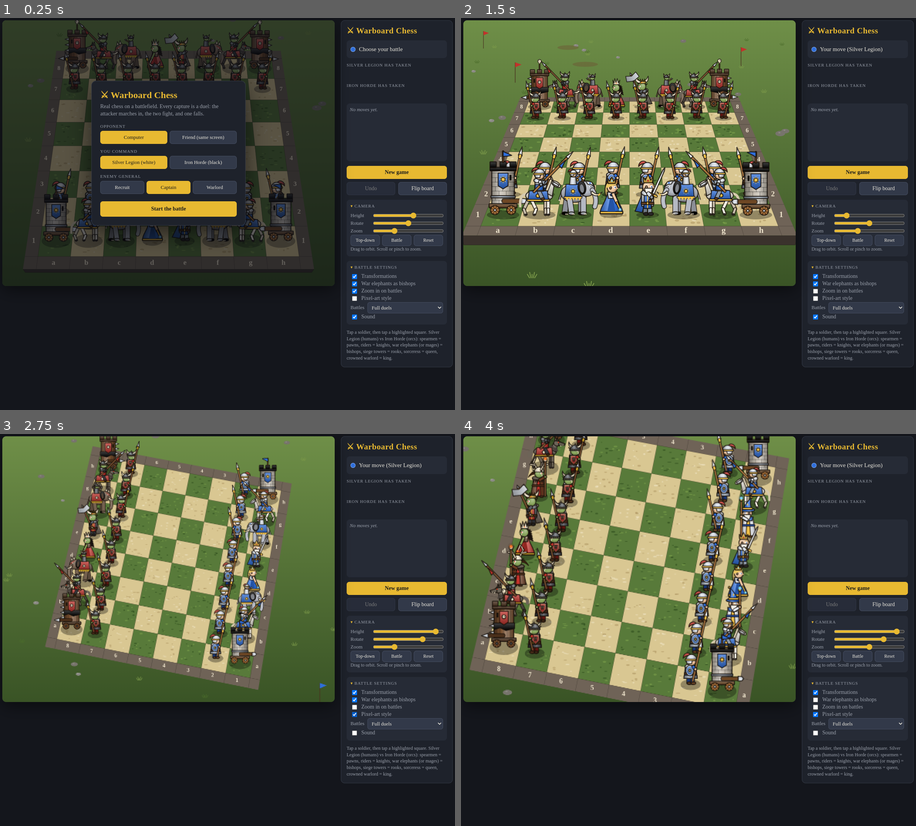
Above: before the commit, frames 1-4 (two rows, left to right).
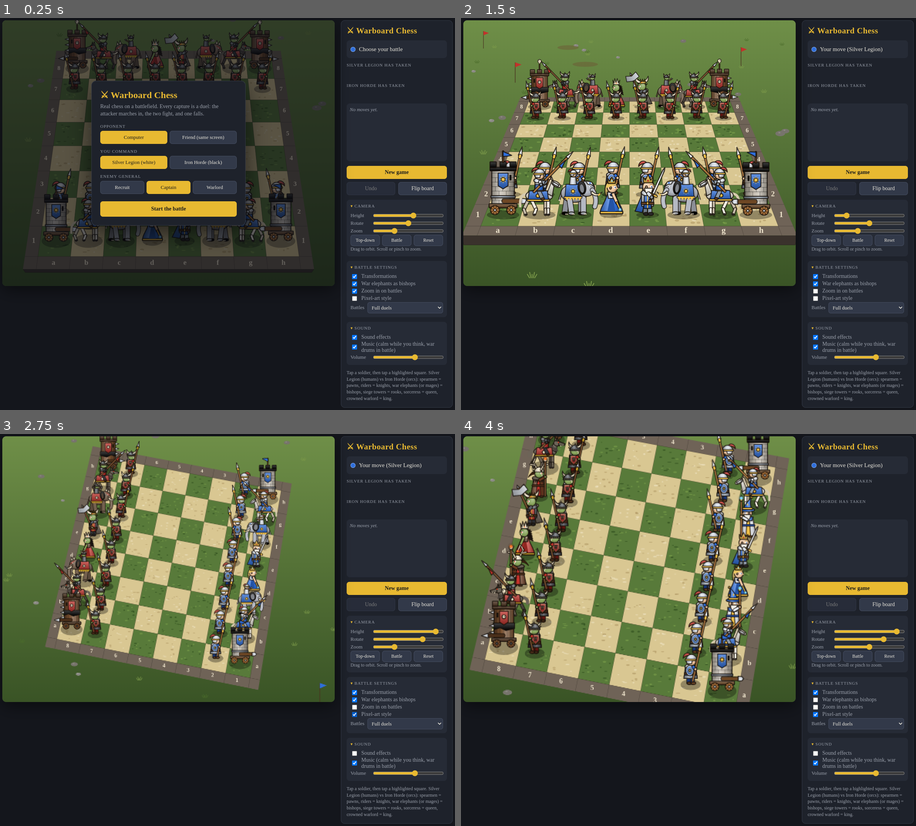
Above: after the commit, the same moments.

Repository: jpashami/warboard-chess
Game: browser game, page index.html
The game is run twice, just before and just after one commit, with the same random seed, the same clock (stepped at 60 frames per second) and the same inputs.
Inputs (mouse positions are in pixels of both pictures, inside the frame that each line leads up to; where the layout moved, square brackets give the same spot in the first picture):
- Up to frame 1 (0.25 s): no input
- Up to frame 2 (1.5 s): click "Start the battle" at 0.27 s; click "Battle" at 0.52 s; click (629, 178) at 1.07 s; click (815, 292) at 1.27 s
- Up to frame 3 (2.75 s): click (100, 543) at 1.67 s; click "Top-down" at 1.87 s; click (354, 751) [354, 731] at 2.02 s; press the mouse at (236, 528) at 2.27 s; release the mouse at (168, 516) at 2.4 s; click (354, 716) at 2.47 s
- Up to frame 4 (4 s): click (679, 622) at 2.87 s; click (870, 645) at 3.07 s; click (547, 633) at 3.47 s; click (815, 700) at 3.67 s

The runs differ from the first frame. In frame 1, 1.0% of the frame differs, in the area x 74-100%, y 75-100%; in frame 2, 1.0%; in frame 3, 1.0%; in frame 4, 1.0%.

Commit message:
Add battle and camp music, richer sound effects, and audio controls
Co-Authored-By: Claude Opus 5.5 <noreply@anthropic.com>

Diff:
--- a/index.html
+++ b/index.html
@@ -125,7 +125,12 @@
     <label class="tog"><input type="checkbox" id="tClose" checked> Zoom in on battles</label>
     <label class="tog"><input type="checkbox" id="tPixel"> Pixel-art style</label>
     <label class="sl" style="grid-template-columns:auto 1fr;gap:8px"><span>Battles</span><select id="sFight"><option value="full">Full duels</option><option value="epic">Epic duels</option><option value="quick">Quick</option><option value="off">Off</option></select></label>
-    <label class="tog"><input type="checkbox" id="tSound" checked> Sound</label>
+    </details>
+    <details class="cam coll" open>
+      <summary class="caplabel">Sound</summary>
+      <label class="tog"><input type="checkbox" id="tSound" checked> Sound effects</label>
+      <label class="tog"><input type="checkbox" id="tMusic" checked> Music (calm while you think, war drums in battle)</label>
+      <label class="sl"><span>Volume</span><input type="range" id="cMVol" min="0" max="100" value="60"></label>
     </details>
     <div class="hint">Tap a soldier, then tap a highlighted square. Silver Legion (humans) vs Iron Horde (orcs): spearmen = pawns, riders = knights, war elephants (or mages) = bishops, siege towers = rooks, sorceress = queen, crowned warlord = king.</div>
   </aside>
@@ -498,9 +503,21 @@
     if (this.ac) { if (this.ac.state === 'suspended') this.ac.resume(); return; }
     try {
       this.ac = new (window.AudioContext || window.webkitAudioContext)();
-      this.master = this.ac.createGain(); this.master.gain.value = 0.6; this.master.connect(this.ac.destination);
-      const len = this.ac.sampleRate; this.nb = this.ac.createBuffer(1, len, this.ac.sampleRate);
+      const ac = this.ac;
+      // master -> gentle compressor so music + effects never clip
+      const comp = ac.createDynamicsCompressor(); comp.threshold.value = -14; comp.ratio.value = 4; comp.attack.value = 0.004; comp.release.value = 0.2;
+      comp.connect(ac.destination);
+      this.master = ac.createGain(); this.master.gain.value = 0.75; this.master.connect(comp);
+      const len = ac.sampleRate; this.nb = ac.createBuffer(1, len, ac.sampleRate);
       const d = this.nb.getChannelData(0); for (let i = 0; i < len; i++) d[i] = Math.random() * 2 - 1;
+      // hall reverb from a generated impulse response
+      const rl = Math.floor(ac.sampleRate * 2.4), ir = ac.createBuffer(2, rl, ac.sampleRate);
+      for (let ch = 0; ch < 2; ch++) { const b = ir.getChannelData(ch); for (let i = 0; i < rl; i++) b[i] = (Math.random() * 2 - 1) * Math.pow(1 - i / rl, 3.2); }
+      this.verb = ac.createConvolver(); this.verb.buffer = ir;
+      const vg = ac.createGain(); vg.gain.value = 0.5; this.verb.connect(vg); vg.connect(this.master);
+      this.sfx = ac.createGain(); this.sfx.gain.value = 1; this.sfx.connect(this.master);
+      const send = ac.createGain(); send.gain.value = 0.22; this.sfx.connect(send); send.connect(this.verb);
+      MUS.setup();
     } catch (e) { this.ac = null; }
   },
   tone(f, d, type = 'sine', v = .2, f2 = null, delay = 0) {
@@ -508,22 +525,34 @@
     const t = this.ac.currentTime + delay, o = this.ac.createOscillator(), g = this.ac.createGain();
     o.type = type; o.frequency.setValueAtTime(f, t); if (f2) o.frequency.exponentialRampToValueAtTime(f2, t + d);
     g.gain.setValueAtTime(0.0001, t); g.gain.exponentialRampToValueAtTime(v, t + 0.01); g.gain.exponentialRampToValueAtTime(0.0001, t + d);
-    o.connect(g); g.connect(this.master); o.start(t); o.stop(t + d + 0.05);
+    o.connect(g); g.connect(this.sfx); o.start(t); o.stop(t + d + 0.05);
   },
   noise(d, v = .2, freq = 1000, ftype = 'bandpass', delay = 0) {
     if (!this.on || !this.ac || state.skip && !this.force) return;
     const t = this.ac.currentTime + delay, src = this.ac.createBufferSource(), fl = this.ac.createBiquadFilter(), g = this.ac.createGain();
     src.buffer = this.nb; fl.type = ftype; fl.frequency.value = freq;
     g.gain.setValueAtTime(0.0001, t); g.gain.exponentialRampToValueAtTime(v, t + 0.01); g.gain.exponentialRampToValueAtTime(0.0001, t + d);
-    src.connect(fl); fl.connect(g); g.connect(this.master); src.start(t, Math.random() * 0.5); src.stop(t + d + 0.05);
+    src.connect(fl); fl.connect(g); g.connect(this.sfx); src.start(t, Math.random() * 0.5); src.stop(t + d + 0.05);
+  },
+  // ringing metal: inharmonic partials, like a struck blade
+  ring(base, d = .7, v = .06, delay = 0) {
+    [1, 2.76, 5.4, 8.93].forEach((r, i) => this.tone(base * r, d / (1 + i * .5), 'sine', v / (1 + i * .7), base * r * .995, delay));
   },
   always(fn) { this.force = true; fn(); this.force = false; },
   step() { this.noise(.06, .1, 650, 'lowpass'); },
   rumble() { this.noise(.14, .14, 200, 'lowpass'); },
   land() { this.noise(.12, .22, 400, 'lowpass'); this.tone(90, .15, 'sine', .22, 50); },
   whoosh() { this.noise(.25, .12, 1400, 'bandpass'); },
-  clash() { this.tone(1500, .3, 'square', .045, 900); this.tone(2300, .25, 'square', .03, 1600); this.noise(.18, .25, 4000, 'highpass'); },
-  thud() { this.tone(110, .35, 'sine', .45, 40); this.noise(.25, .3, 300, 'lowpass'); },
+  clash() { this.ring(560 + Math.random() * 380, .8, .09); this.tone(1500, .2, 'square', .025, 900); this.noise(.12, .3, 4200, 'highpass'); },
+  thud() { this.tone(110, .35, 'sine', .45, 40); this.noise(.25, .3, 300, 'lowpass'); this.noise(.06, .25, 1400, 'bandpass'); if (Math.random() < .5) this.grunt(); },
+  grunt() { this.tone(150 + Math.random() * 60, .22, 'sawtooth', .05, 85); this.noise(.16, .07, 700, 'bandpass'); },
+  shing() { this.noise(.35, .12, 6000, 'highpass'); this.tone(2600, .4, 'sine', .035, 5200); this.ring(1300, .5, .03, .05); },
+  horn() { this.always(() => { [[146.8, 0], [220, .02], [293.7, .5]].forEach(([f, dl]) => { this.tone(f * .97, 1.1, 'sawtooth', .06, f, dl); this.tone(f, 1.0, 'triangle', .07, f * 1.01, dl); }); }); },
+  cheer() {
+    if (!this.on || !this.ac || state.skip) return;
+    for (let i = 0; i < 26; i++) this.noise(.25 + Math.random() * .5, .035 + Math.random() * .03, 500 + Math.random() * 1600, 'bandpass', Math.random() * 1.1);
+    for (let i = 0; i < 5; i++) this.tone(220 + Math.random() * 200, .3, 'sawtooth', .012, 300 + Math.random() * 250, Math.random() * .7);
+  },
   magic() { this.tone(500, .45, 'sine', .15, 1400); this.tone(750, .45, 'triangle', .08, 2100); },
   zap() { this.noise(.35, .25, 3000, 'highpass'); this.tone(70, .35, 'sawtooth', .12, 50); },
   die() { this.tone(320, .6, 'triangle', .14, 90); },
@@ -545,6 +574,138 @@
   splash() { this.noise(.8, .2, 3500, 'highpass'); },
   screech() { this.tone(1200, .6, 'sawtooth', .05, 2400); this.tone(1800, .5, 'sine', .06, 900, .1); }
 };
+
+// ======================= MUSIC =======================
+// Two original themes composed in code and played by a look-ahead sequencer:
+// "camp" (calm lute + flute while you think) and "war" (taiko drums, strings, brass during duels).
+const mtof = m => 440 * Math.pow(2, (m - 69) / 12);
+function mvOsc(dest, type, m, t, d, v, o = {}) {
+  const ac = SND.ac, os = ac.createOscillator(), g = ac.createGain();
+  os.type = type; os.frequency.value = mtof(m); if (o.det) os.detune.value = o.det;
+  const a = o.att || 0.008, r = o.rel || 0.1;
+  if (o.vib) { const l = ac.createOscillator(), lg = ac.createGain(); l.frequency.value = 5.3; lg.gain.value = o.vib; l.connect(lg); lg.connect(os.detune); l.start(t); l.stop(t + d + r + 0.05); }
+  let out = os;
+  if (o.lp) {
+    const f = ac.createBiquadFilter(); f.type = 'lowpass'; f.Q.value = o.q || 0.7;
+    if (o.lpEnv) { f.frequency.setValueAtTime(o.lp * 0.35, t); f.frequency.exponentialRampToValueAtTime(o.lp * 1.7, t + 0.07); f.frequency.exponentialRampToValueAtTime(o.lp, t + 0.3); }
+    else f.frequency.value = o.lp;
+    os.connect(f); out = f;
+  }
+  g.gain.setValueAtTime(0.0001, t); g.gain.exponentialRampToValueAtTime(v, t + a);
+  if (o.pluck) { g.gain.exponentialRampToValueAtTime(0.0001, t + d); }
+  else { g.gain.setValueAtTime(v, t + Math.max(a, d - r)); g.gain.exponentialRampToValueAtTime(0.0001, t + d + r); }
+  out.connect(g); g.connect(dest); os.start(t); os.stop(t + d + r + 0.05);
+}
+function mvDrum(dest, t, f1, f2, d, v) {
+  const ac = SND.ac, os = ac.createOscillator(), g = ac.createGain();
+  os.frequency.setValueAtTime(f1, t); os.frequency.exponentialRampToValueAtTime(f2, t + d * 0.8);
+  g.gain.setValueAtTime(0.0001, t); g.gain.exponentialRampToValueAtTime(v, t + 0.004); g.gain.exponentialRampToValueAtTime(0.0001, t + d);
+  os.connect(g); g.connect(dest); os.start(t); os.stop(t + d + 0.05);
+}
+function mvNoise(dest, t, d, v, freq, type = 'bandpass') {
+  const ac = SND.ac, src = ac.createBufferSource(), f = ac.createBiquadFilter(), g = ac.createGain();
+  src.buffer = SND.nb; f.type = type; f.frequency.value = freq;
+  g.gain.setValueAtTime(0.0001, t); g.gain.exponentialRampToValueAtTime(v, t + 0.003); g.gain.exponentialRampToValueAtTime(0.0001, t + d);
+  src.connect(f); f.connect(g); g.connect(dest); src.start(t, Math.random() * 0.5); src.stop(t + d + 0.05);
+}
+const MAJ = [0, 4, 7], MIN = [0, 3, 7];
+const THEMES = {
+  camp: {
+    bpm: 88,
+    chords: [[50, MIN], [48, MAJ], [46, MAJ], [45, MAJ]], // Dm C Bb A
+    mel: [
+      [[0, 74, 2], [2, 77, 2], [4, 76, 1], [5, 74, 1], [6, 72, 2], [8, 72, 3], [11, 74, 1], [12, 76, 2], [14, 79, 2], [16, 77, 3], [19, 76, 1], [20, 74, 2], [22, 72, 2], [24, 73, 4], [28, 76, 2], [30, 73, 2]],
+      [[0, 81, 3], [3, 79, 1], [4, 77, 2], [6, 76, 2], [8, 76, 2], [10, 72, 2], [12, 74, 2], [14, 76, 2], [16, 74, 2], [18, 77, 2], [20, 74, 2], [22, 70, 2], [24, 69, 6], [30, 73, 2]]
+    ],
+    play(step, t, out, sd) {
+      const s = step % 32, cyc = Math.floor(step / 32), bar = s >> 3, b = s & 7, [root, q] = this.chords[bar];
+      const ch = q.map(i => root + i);
+      if (b === 0) {
+        ch.forEach(m => mvOsc(out, 'triangle', m + 12, t, sd * 8, 0.022, { att: 0.35, rel: 0.5, lp: 1400 }));
+        mvOsc(out, 'triangle', root - 12, t, sd * 3.6, 0.075, { rel: 0.2 });
+        mvDrum(out, t, 120, 58, 0.32, 0.22);
+      }
+      if (b === 4) { mvOsc(out, 'triangle', root - 5, t, sd * 3.6, 0.055, { rel: 0.2 }); mvDrum(out, t, 110, 60, 0.25, 0.1); }
+      if (b === 3 || b === 6) mvNoise(out, t, 0.06, 0.045, 2300);
+      const arp = [0, 1, 2, 3, 2, 1, 2, 1][b], am = (arp === 3 ? root + 12 : ch[arp]) + 12;
+      mvOsc(out, 'triangle', am, t, 0.55, 0.045, { pluck: true });
+      mvOsc(out, 'sine', am + 12, t, 0.3, 0.012, { pluck: true });
+      if (cyc % 4 !== 3) {
+        for (const [st, m, len] of this.mel[cyc % 2]) if (st === s) {
+          mvOsc(out, 'sine', m, t, sd * len * 0.95, 0.055, { att: 0.06, rel: 0.15, vib: 9 });
+          mvOsc(out, 'triangle', m - 12, t, sd * len * 0.95, 0.012, { att: 0.06, rel: 0.15 });
+        }
+      }
+    }
+  },
+  war: {
+    bpm: 152,
+    chords: [[38, MIN], [38, MIN], [34, MAJ], [36, MAJ], [38, MIN], [38, MIN], [31, MIN], [33, MAJ]], // Dm Dm Bb C Dm Dm Gm A
+    mel: [[0, 62, 4], [4, 65, 2], [6, 69, 2], [8, 67, 3], [11, 65, 1], [12, 64, 2], [14, 62, 2], [16, 65, 4], [20, 70, 2], [22, 69, 2], [24, 67, 6], [30, 64, 2],
+      [32, 62, 2], [34, 65, 2], [36, 69, 3], [39, 74, 1], [40, 72, 3], [43, 70, 1], [44, 69, 4], [48, 70, 3], [51, 69, 1], [52, 67, 2], [54, 65, 2], [56, 64, 6], [62, 61, 2]],
+    play(step, t, out, sd) {
+      const s = step % 64, cyc = Math.floor(step / 64), bar = s >> 3, b = s & 7, [root, q] = this.chords[bar];
+      const ch = q.map(i => root + i);
+      // taiko-style drums
+      if (b === 0 || b === 3 || b === 6) mvDrum(out, t, 130, 42, 0.42, b === 0 ? 0.5 : 0.34);
+      if (b === 0 || b === 3 || b === 6) mvNoise(out, t, 0.12, 0.08, 260, 'lowpass');
+      if (b === 4) mvDrum(out, t, 240, 120, 0.2, 0.2);
+      if (b === 2 || b === 6) { mvNoise(out, t, 0.14, 0.11, 1900); mvDrum(out, t, 210, 160, 0.08, 0.06); }
+      mvNoise(out, t, 0.035, b % 2 ? 0.018 : 0.03, 8000, 'highpass');
+      if (bar % 4 === 3 && b >= 6) mvDrum(out, t + sd / 2, 200, 110, 0.16, 0.17);
+      if (s === 0) mvNoise(out, t, 1.8, 0.07, 6500, 'highpass');
+      // driving string ostinato
+      const os = root + 12 + [0, 0, 12, 0, 7, 0, 12, 0][b], acc = b === 0 || b === 4 ? 0.07 : 0.045;
+      mvOsc(out, 'sawtooth', os, t, 0.2, acc, { pluck: true, lp: 1500 });
+      mvOsc(out, 'sawtooth', os, t, 0.2, acc * 0.6, { pluck: true, lp: 1500, det: 9 });
+      if (b === 0) mvOsc(out, 'sawtooth', root, t, sd * 7.5, 0.08, { lp: 420, rel: 0.1 });
+      // brass stabs on the drum hits
+      if (b === 0 || b === 3 || b === 6) {
+        const len = sd * (b === 0 ? 2.6 : b === 3 ? 1.1 : 1.8);
+        ch.forEach(m => { mvOsc(out, 'sawtooth', m + 24, t, len, 0.024, { lp: 1700, lpEnv: true, att: 0.03, det: -7 }); mvOsc(out, 'sawtooth', m + 24, t, len, 0.02, { lp: 1700, lpEnv: true, att: 0.03, det: 7 }); });
+      }
+      if (cyc % 2 === 1) {
+        for (const [st, m, len] of this.mel) if (st === s) {
+          mvOsc(out, 'sawtooth', m + 12, t, sd * len * 0.95, 0.05, { lp: 2000, att: 0.04, rel: 0.12, vib: 7 });
+          mvOsc(out, 'triangle', m + 24, t, sd * len * 0.95, 0.018, { att: 0.04, rel: 0.12 });
+        }
+      } else if (b === 0) {
+        ch.forEach(m => mvOsc(out, 'triangle', m + 36, t, sd * 8, 0.022, { att: 0.3, rel: 0.4, vib: 6 }));
+      }
+    }
+  }
+};
+const MUS = {
+  on: true, vol: 0.54, mode: 'camp', step: 0, nextT: 0, timer: null, bus: null, g: {},
+  setup() {
+    const ac = SND.ac;
+    this.bus = ac.createGain(); this.bus.gain.value = this.on ? this.vol : 0; this.bus.connect(SND.master);
+    const send = ac.createGain(); send.gain.value = 0.3; this.bus.connect(send); send.connect(SND.verb);
+    for (const k of Object.keys(THEMES)) { this.g[k] = ac.createGain(); this.g[k].gain.value = k === this.mode ? 1 : 0; this.g[k].connect(this.bus); }
+    this.nextT = ac.currentTime + 0.15;
+    this.timer = setInterval(() => this.tick(), 30);
+  },
+  apply() { if (this.bus) this.bus.gain.setTargetAtTime(this.on ? this.vol : 0, SND.ac.currentTime, 0.15); },
+  set(mode) {
+    if (!this.bus || mode === this.mode) { this.mode = mode; return; }
+    const t = SND.ac.currentTime;
+    this.g[this.mode].gain.setTargetAtTime(0, t, 0.3);
+    this.g[mode].gain.cancelScheduledValues(t); this.g[mode].gain.setTargetAtTime(1, t, 0.03);
+    this.mode = mode; this.step = 0; this.nextT = t + 0.05;
+  },
+  tick() {
+    const ac = SND.ac;
+    if (!ac || ac.state !== 'running') return;
+    if (!this.on) { this.nextT = ac.currentTime + 0.1; return; }
+    if (this.nextT < ac.currentTime - 0.25) this.nextT = ac.currentTime + 0.05; // recover after the tab was throttled
+    while (this.nextT < ac.currentTime + 0.2) {
+      const th = THEMES[this.mode], sd = 60 / th.bpm / 2;
+      th.play(this.step, this.nextT, this.g[this.mode], sd);
+      this.nextT += sd; this.step++;
+    }
+  }
+};
+document.addEventListener('visibilitychange', () => { if (!SND.ac) return; document.hidden ? SND.ac.suspend() : SND.ac.resume(); });
 
 // ======================= STATE =======================
 const game = new Chess();
@@ -1868,6 +2029,7 @@
     side = screenFacing(a.x, a.z, v.x, v.z) || a.facing;
   }
   a.facing = side; v.facing = -side;
+  if (!quick && !state.skip) { MUS.set('war'); SND.horn(); if (!ranged) setTimeout(() => SND.shing(), 450); }
   await camFocus((a.x + v.x) / 2, (a.z + v.z) / 2, true);
   if (!quick) {
     if (RANK[ak] < RANK[vk]) {
@@ -1895,8 +2057,10 @@
   } else await sleep(150);
   await finish(a, v, side);
   actors = actors.filter(x => x !== v);
+  SND.cheer();
   await sleep(150);
   if (!quick && Math.random() < 0.6) { say(a, line(a, 'win'), 900); await hop(a, 0.14, 260); }
+  MUS.set('camp');
   await Promise.all([camFocus(0, 0, false), walkTo(a, dst.x, dst.z)]);
   if (a.form) await morph(a, 0);
 }
@@ -2243,7 +2407,16 @@
 $('sFight').onchange = e => { state.fights = e.target.value; state.skip = state.fights === 'off'; };
 $('tEleph').onchange = e => { state.elephant = e.target.checked; };
 $('tClose').onchange = e => { state.closeup = e.target.checked; };
-$('tSound').onchange = e => { SND.on = e.target.checked; };
+$('tSound').onchange = e => { SND.on = e.target.checked; savePrefs(); };
+$('tMusic').onchange = e => { SND.init(); MUS.on = e.target.checked; MUS.apply(); savePrefs(); };
+$('cMVol').oninput = e => { SND.init(); MUS.vol = e.target.value / 100 * 0.9; MUS.apply(); savePrefs(); };
+function savePrefs() { try { localStorage.setItem('wb-audio', JSON.stringify({ s: SND.on, m: MUS.on, v: +$('cMVol').value })); } catch (e) {} }
+try {
+  const p = JSON.parse(localStorage.getItem('wb-audio') || 'null');
+  if (p) { SND.on = $('tSound').checked = !!p.s; MUS.on = $('tMusic').checked = !!p.m; $('cMVol').value = p.v; MUS.vol = p.v / 100 * 0.9; }
+} catch (e) {}
+// start the music on the first touch or click anywhere (browsers need a gesture before audio)
+window.addEventListener('pointerdown', () => SND.init(), { once: true });
 $('tPixel').onchange = e => { state.pixel = e.target.checked; };
 window.addEventListener('resize', () => { resize(); });
 
